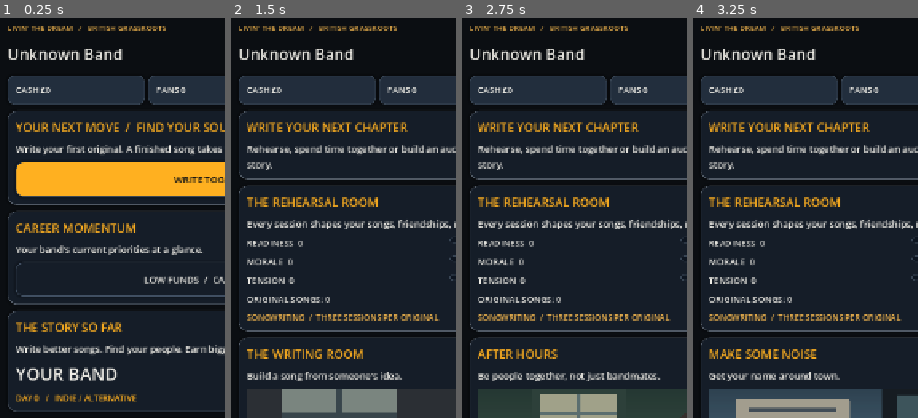
Above: before the commit, frames 1-4 (left to right).
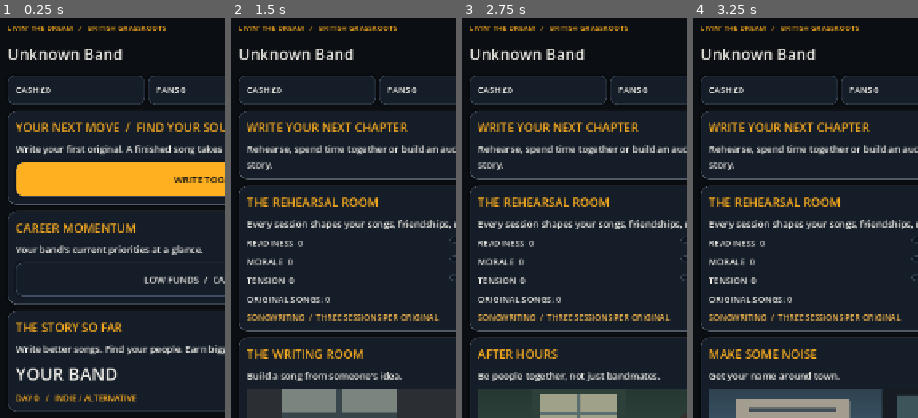
Above: after the commit, the same moments.

Repository: alimuir654-rgb/BandMaster
Game: Godot game, scene res://Scenes/CareerHub.tscn
The game is run twice, just before and just after one commit, with the same random seed, the same clock (stepped at 60 frames per second) and the same inputs. This scene is started directly instead of the project's main scene.
Inputs:
- Up to frame 1 (0.25 s): no input
- Up to frame 2 (1.5 s): click "WRITE TOGETHER ›" at 0.5 s; click "JAM" at 1.25 s
- Up to frame 3 (2.75 s): click "HANG OUT" at 2 s
- Up to frame 4 (3.25 s): click "PROMOTE" at 2.75 s
The pictures show only the part of the screen within x 1-51%, y 0-50%; the shares and areas given below are measured in that part.

The runs differ from the first frame. In frame 1, 0.2% of the frame differs, in the area x 3-74%, y 2-4%; in frame 2, 0.2%; in frame 3, 0.2%; in frame 4, 0.2%.

Commit message:
Apply genre surfaces and accent to career header and section layout

Diff:
--- a/Scripts/career_hub.gd
+++ b/Scripts/career_hub.gd
@@ -121,7 +121,7 @@
  return Genres.normalize(str(band_data.get("genre","indie"))) if band_data is Dictionary else "indie"
 
 func _card(title: String, description: String = "") -> VBoxContainer:
- return Components.section(content,title,description)
+ return Components.section(content,title,description,_genre_id())
 
 func _action(parent: Node, name: String, callback: Callable, primary: bool = false) -> void:
  var button := UI.themed_button(name,_genre_id(),primary)
@@ -197,7 +197,7 @@
 
 func _header() -> void:
  var palette: Dictionary = save_data.get("band",{}).get("palette",{})
- var colour := Color(str(palette.get("primary","#F0B44D")))
+ var colour: Color = UI.palette(_genre_id())["accent"]
  _label(content,"LIVIN' THE DREAM   /   BRITISH GRASSROOTS",12,colour)
  var row := HBoxContainer.new()
  content.add_child(row)
@@ -211,7 +211,7 @@
  var day_panel := PanelContainer.new()
  day_panel.custom_minimum_size = Vector2(92,48)
  day_panel.size_flags_horizontal = Control.SIZE_SHRINK_END
- day_panel.add_theme_stylebox_override("panel",UI.style(UI.ALT,12))
+ day_panel.add_theme_stylebox_override("panel",UI.style(UI.palette(_genre_id())["panel"],12))
  row.add_child(day_panel)
  var day := _label(day_panel,"DAY %d" % _num("tour_day"),15,UI.AMBER)
  day.autowrap_mode = TextServer.AUTOWRAP_OFF
@@ -223,7 +223,7 @@
  content.add_child(stats)
  for entry in ["CASH £%d" % _num("cash"),"FANS %d" % _num("fans"),"REP %d" % _num("reputation")]:
   var panel := PanelContainer.new()
-  panel.add_theme_stylebox_override("panel",UI.style(UI.ALT,10))
+  panel.add_theme_stylebox_override("panel",UI.style(UI.palette(_genre_id())["panel"],10))
   panel.size_flags_horizontal = Control.SIZE_EXPAND_FILL
   stats.add_child(panel)
   _label(panel,entry,14,UI.WHITE)
